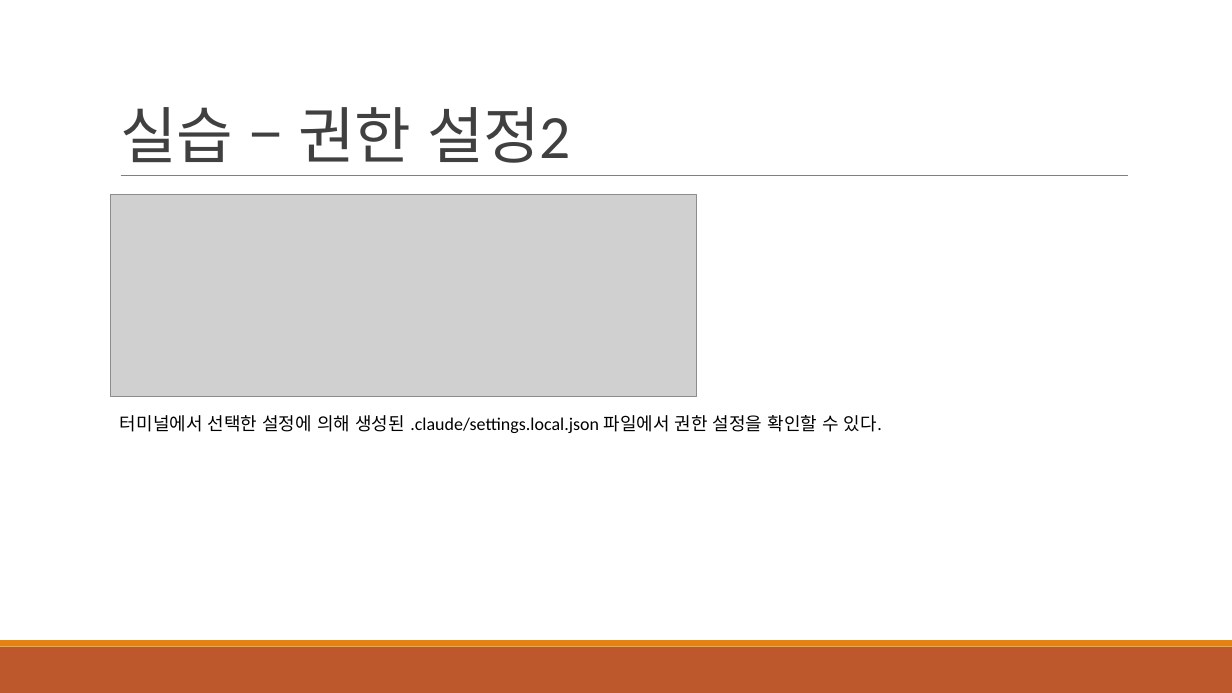
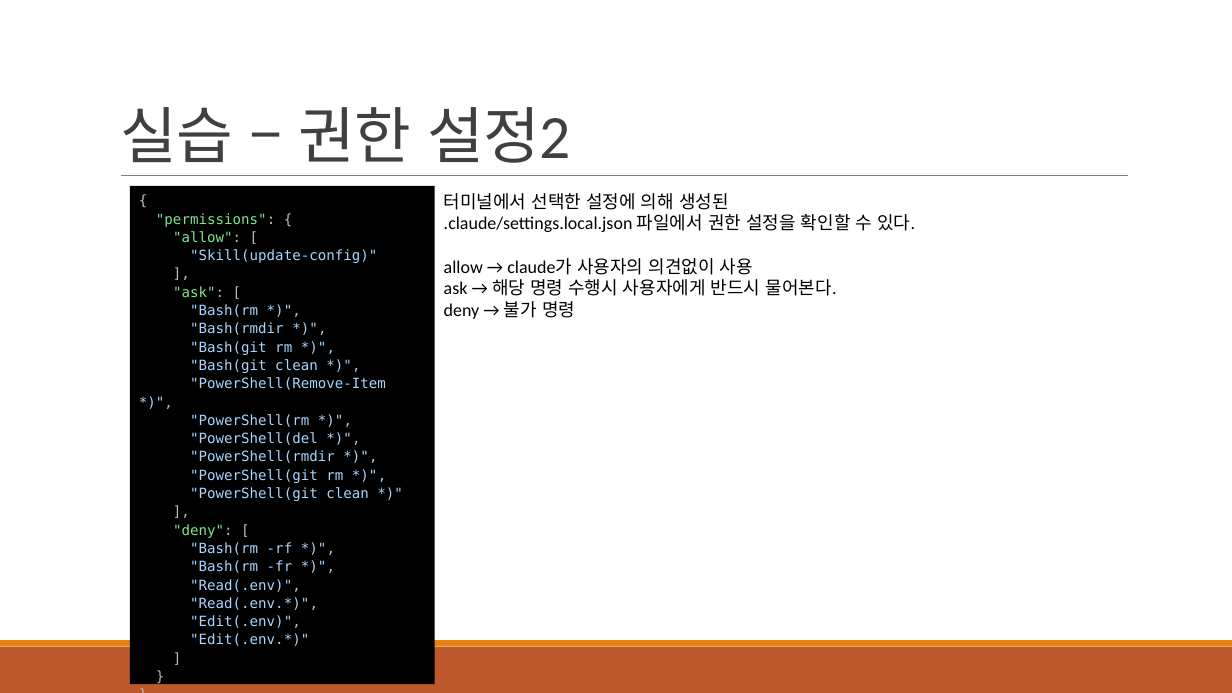
Before and after one commit to khb3025/study-claude-code, a slide deck: slide 5 of PPT정리/5.권한 관리.pptx. Drawn at 1232x693 pixels with LibreOffice and Linux fonts; fonts in the diff are those of the drawing; grey boxes stand for pictures. Boxes give left, top, right and bottom in pixels: in the first picture for what was removed or moved away, otherwise in the second. Text is boxed around its words. In the diff, an @@ line names an element or a change of style, - is before the commit and + after.

```diff
--- a/PPT정리/5.권한 관리.pptx
+++ b/PPT정리/5.권한 관리.pptx
@@ picture removed at <box>111,195,696,397</box> @@
@@ rectangle added at <box>130,186,435,684</box>, fill #000000, 11 pt, text #A5D6FF @@
+{
+"permissions": {
+"allow": [
+"Skill(update-config)"
+],
+"ask": [
+"Bash(rm *)",
+"Bash(rmdir *)",
+"Bash(git rm *)",
+"Bash(git clean *)",
+"PowerShell(Remove-Item *)",
+"PowerShell(rm *)",
+"PowerShell(del *)",
+"PowerShell(rmdir *)",
+"PowerShell(git rm *)",
+"PowerShell(git clean *)"
+],
+"deny": [
+"Bash(rm -rf *)",
+"Bash(rm -fr *)",
+"Read(.env)",
+"Read(.env.*)",
+"Edit(.env)",
+"Edit(.env.*)"
+]
+}
+}
@@ text at <box>444,193,915,319</box>: text changed @@
-터미널에서 선택한 설정에 의해 생성된 .claude/settings.local.json 파일에서 권한 설정을 확인할 수 있다.
+터미널에서 선택한 설정에 의해 생성된
+.claude/settings.local.json 파일에서 권한 설정을 확인할 수 있다.
+allow → claude가 사용자의 의견없이 사용
+ask → 해당 명령 수행시 사용자에게 반드시 물어본다.
+deny → 불가 명령
```
Also in this commit, not shown: 7 other files.
